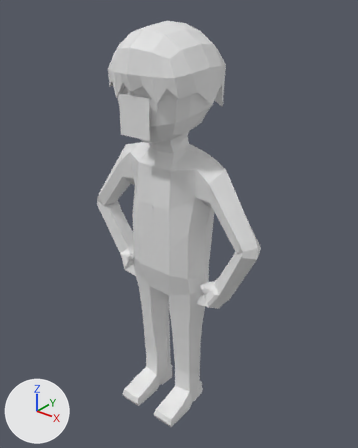
The FBX model Game/Assets/Models/Human/npc.fbx, before and after one commit.
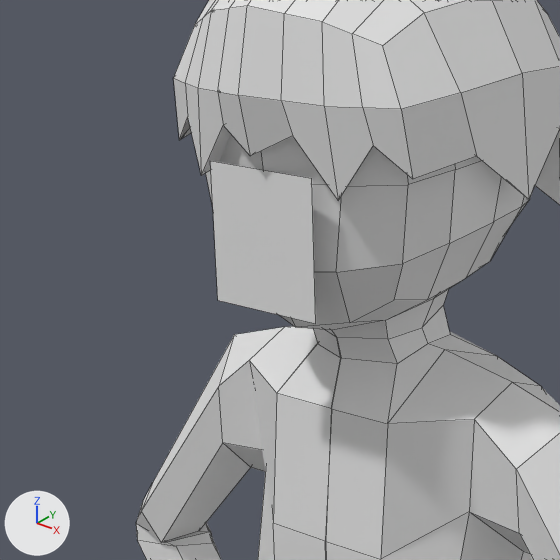
Old and new are each drawn whole from a 50 mm lens placed at (10.06, -12.03, 15.29), pointed at (0.13, 0.39, 7.6) and again close up on the part from 16% to 62% of the width and 10% to 47% of the height. Lighting does not change. The marker at lower left points along +X, +Y and +Z. The close-ups show mesh edges as thin lines. Vertices at the same position are counted once.

Names of what the first close-up shows: 'Body'.
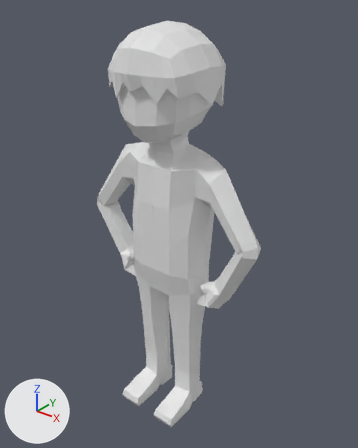
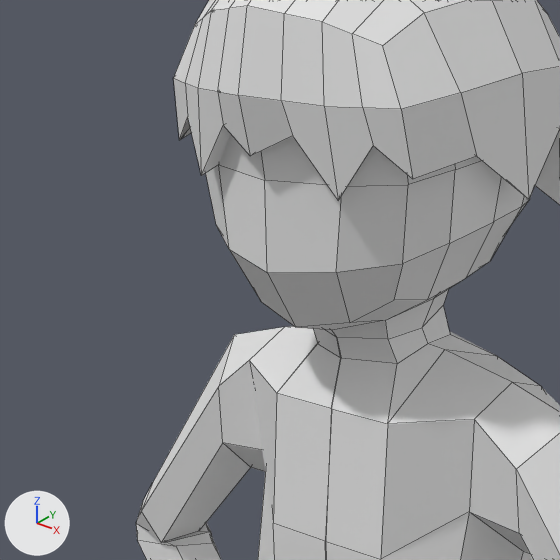
Scene script edits in JSON lines:
```json
{"block": "me_cube_000", "where": "me_cube_000.from_pydata(...)  # 663 vertices, 658 faces; spans x -3.6..3.6, y -1.77..1.77, z -0.03..14.31"}
{"block": "me_cube_000", "where": "# used by ob_body; location = (0.0, 0.0, 0.0)"}
{"block": "me_cube_000", "change": "me_cube_000 part 1: the loose piece of 4 vertices spanning x -0.59..0.59, y -1.55, z 11.14..12.38 is deleted"}
```

Pixel boxes [x1, y1, x2, y2] of what changed, in the close-ups (560 x 560 px):
```json
{"part": 1, "of": "me_cube_000", "change": "deleted", "before": [211, 161, 316, 324]}
```
